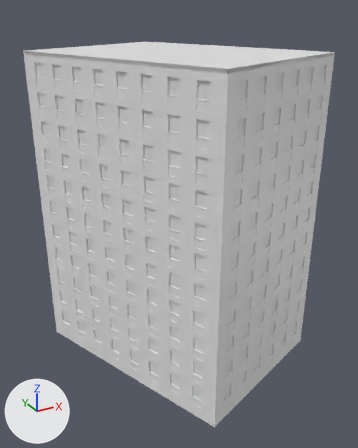
Before and after pictures for a commit that changed the glTF model public/assets/hasselby/bldg_031_point.glb.
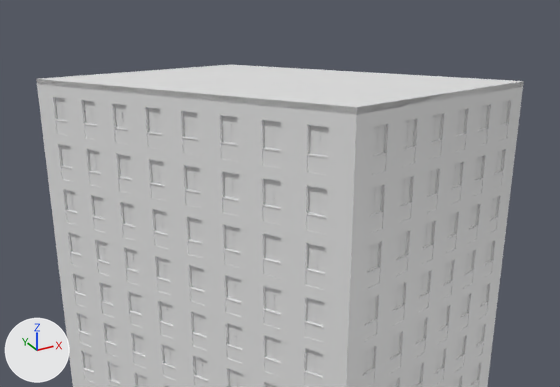
Each version is shown whole from a 50 mm camera at (133.9, 84.0, 45.3) aimed at (157.2, 126.3, 24.1), then close up on the part from 0% to 100% of the width and 0% to 55% of the height. Every picture has the same lights, and +X, +Y and +Z are marked at lower left. The older version's two pictures come first. Vertices at exactly the same position are counted once.

The older version as bpy lines, for what is in view:
```python
me_bldg_031_point = bpy.data.meshes.new('bldg_031_point')
me_bldg_031_point.from_pydata(...)  # 10108 vertices, 10906 faces; spans x 145.0..169.9, y 113.2..141.5, z 8.9..41.4
# faces by material slot: [72, 5896, 616, 616, 3080, 616, 2, 8]
me_bldg_031_point.materials.append(mat_concrete_cast)  # white #e7e7e7
me_bldg_031_point.materials.append(mat_render_cream)  # white #e7e7e7
me_bldg_031_point.materials.append(mat_panel_ochre)  # white #e7e7e7
me_bldg_031_point.materials.append(mat_metal_galvanized)  # white #e7e7e7
me_bldg_031_point.materials.append(mat_window_frame)  # white #e7e7e7
me_bldg_031_point.materials.append(mat_window_interior)  # white #e7e7e7
me_bldg_031_point.materials.append(mat_roof_felt)  # white #e7e7e7
me_bldg_031_point.materials.append(mat_metal_dark)  # white #e7e7e7
ob_bldg_031_point = bpy.data.objects.new('bldg_031_point', me_bldg_031_point)
ob_bldg_031_point.location = (0.0, 0.0, 0.0)
```
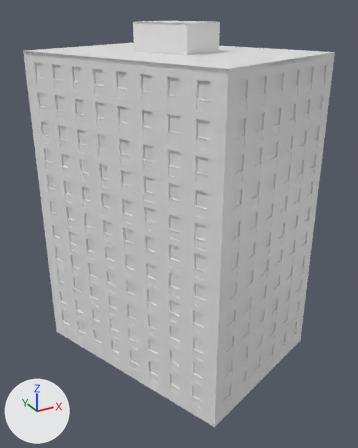
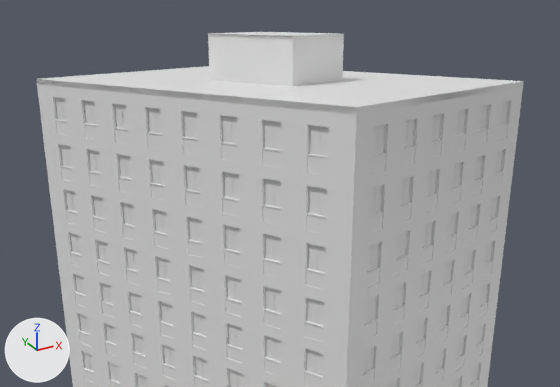
Pixel boxes (x1, y1, x2, y2) of what changed, in the close-ups (560 x 387 px; the box of a moved part takes in the faces that stretch with it):
'bldg_031_point', reshaped
    before: (36, 65, 524, 387)
    after: (36, 32, 524, 387)
part 1 of me_bldg_031_point, added
    after: (208, 34, 344, 86)
part 2 of me_bldg_031_point, moved or reshaped
    before: (184, 119, 464, 215)
    after: (183, 32, 464, 215)

The edits, one by one:
me_bldg_031_point is used by ob_bldg_031_point; location (0.0, 0.0, 0.0).
me_bldg_031_point had 10108 vertices, 10906 faces and spanned x 145.0..169.9, y 113.2..141.5, z 8.9..41.4.
me_bldg_031_point now has 10120 vertices, 10916 faces and spans x 145.0..169.9, y 113.2..141.5, z 8.9..43.9.
me_bldg_031_point part 1: the loose piece of 8 vertices spanning x 145.0..169.9, y 113.2..141.5, z 41.0..41.4 is copied, and the copy is scaled about its middle by (0.275, 0.271, 8.13), then moved by (0.0, 0.0, 1.4), in mat_render_cream (white #e7e7e7); it spans x 154.1..160.9, y 123.5..131.2, z 41.3..43.9.
me_bldg_031_point part 2: 44 vertices moved within x 147.5..169.2, y 113.9..139.0, z 36.3..39.1; 4 vertices added at x 153.9..161.0, y 123.4..131.3, z 43.9.
Other edits to the shape of me_bldg_031_point do not show in these pictures.
